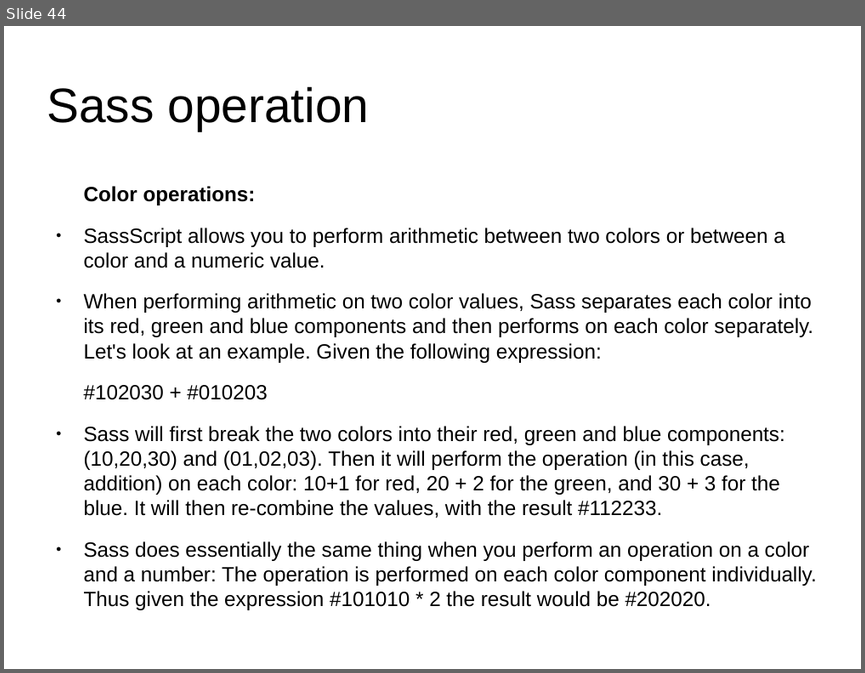
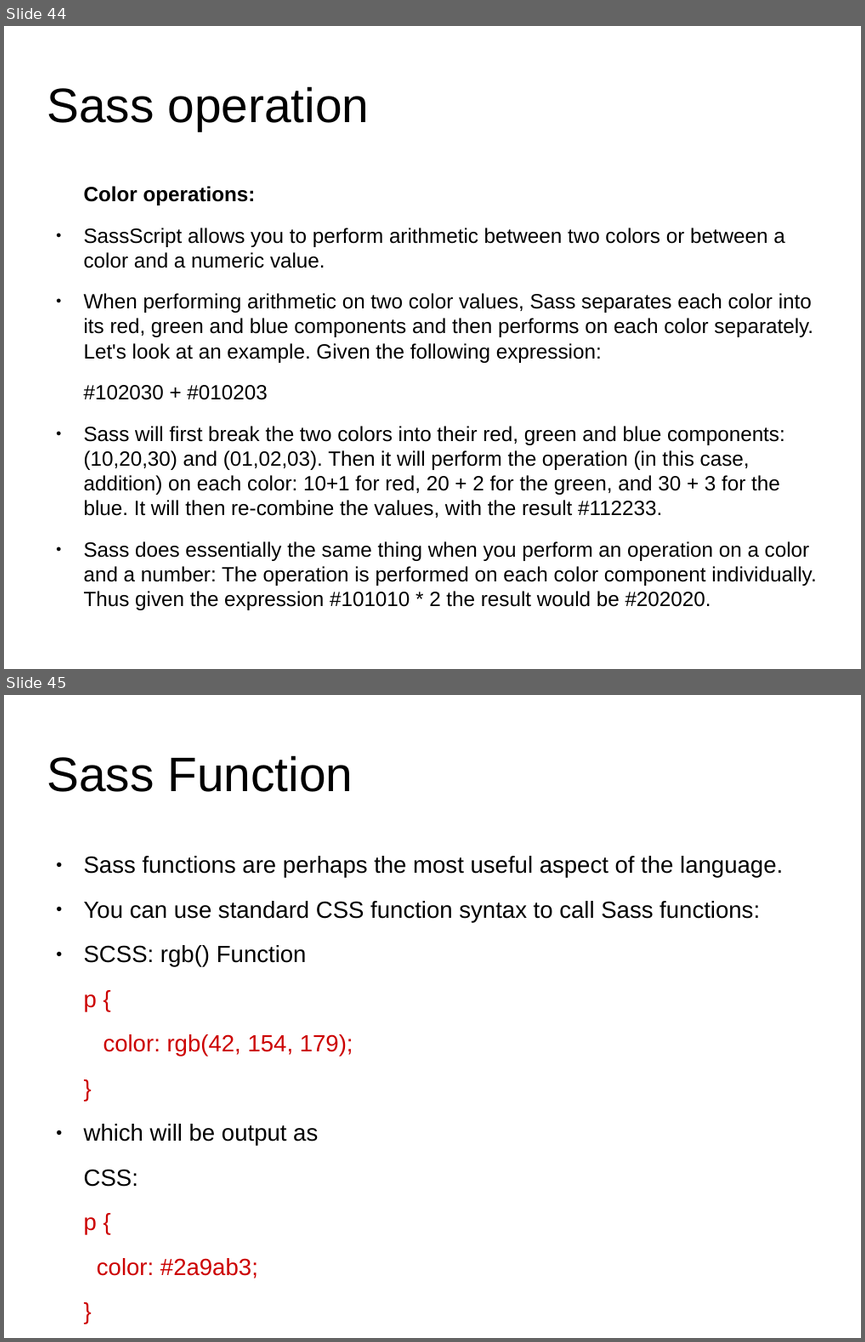
Before and after one commit to anumsh/SASS-Basics, a slide deck: SASS_basics.odp. Shown one above the other, each under a label of ours: slide 44 before the commit, slides 44 and 45 after it. The pictures are 865x673 and 865x1342 pixels, drawn with LibreOffice and Linux fonts; fonts in the diff are those of the drawing; background and template pictures are left out. Boxes give left, top, right and bottom in pixels: in the first picture for what was removed or moved away, otherwise in the second. Text is boxed around its words. In the diff, an @@ line names an element or a change of style, - is before the commit and + after.

Commit message:
feat: Sass Function Intro

```diff
--- a/SASS_basics.odp
+++ b/SASS_basics.odp
@@ slide 45 added at [4,695,861,1338], background #FFFFFF @@
@@ title added at [46,755,352,792], 44.8 pt, text #000000 @@
+Sass Function
@@ text added at [84,856,783,1235], 21.7 pt, text #000000 @@
+● Sass functions are perhaps the most useful aspect of the language.
+● You can use standard CSS function syntax to call Sass functions:
+● SCSS: rgb() Function
+p {
+color: rgb(42, 154, 179);
+}
+● which will be output as
+CSS:
+p {
+color: #2a9ab3;
+}
```
Also in this commit, not shown: 2 other slides added.
